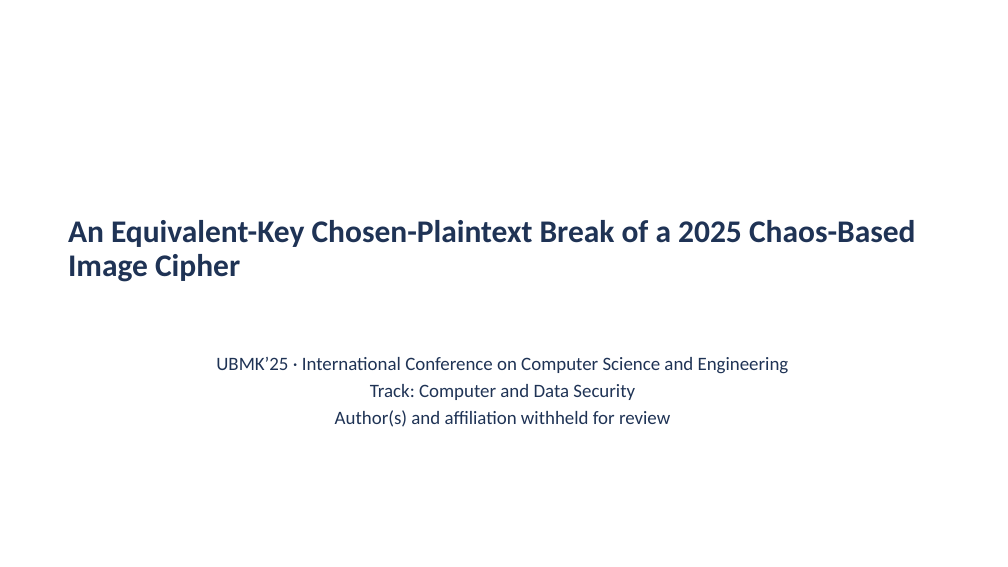
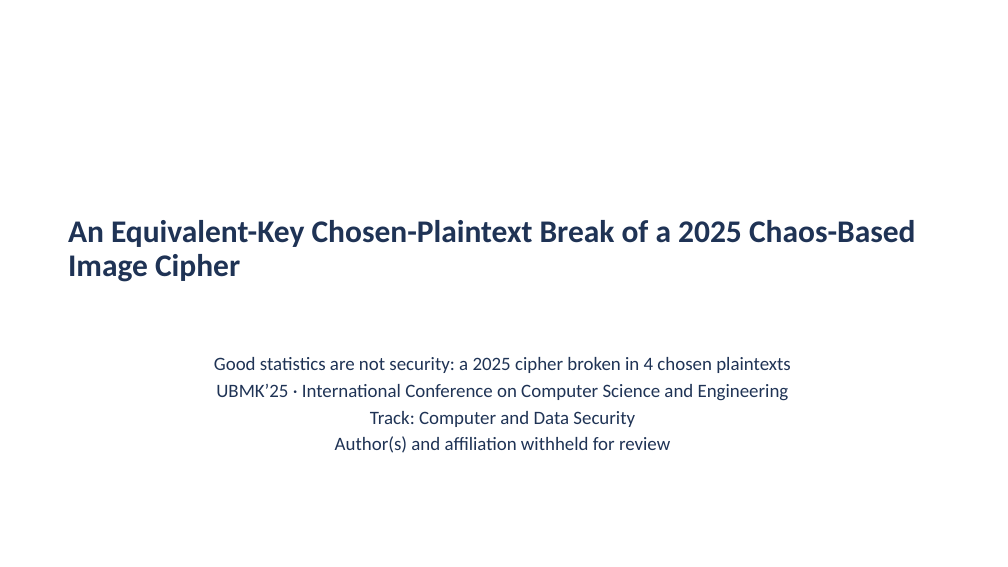
Before and after one commit to aiparallel0/chaoscrypt, a slide deck: slide 1 of papers/paper1-chaos-cpa/presentation.pptx. Drawn at 1008x567 pixels with LibreOffice and Linux fonts; fonts in the diff are those of the drawing; background and template pictures are left out. Boxes give left, top, right and bottom in pixels: in the first picture for what was removed or moved away, otherwise in the second. Text is boxed around its words. In the diff, an @@ line names an element or a change of style, - is before the commit and + after.

```diff
--- a/papers/paper1-chaos-cpa/presentation.pptx
+++ b/papers/paper1-chaos-cpa/presentation.pptx
@@ text at (214, 357, 791, 373): paragraph added @@
+Good statistics are not security: a 2025 cipher broken in 4 chosen plaintexts
```
Also in this commit, not shown: 1 other slide changed, 2 other files.
